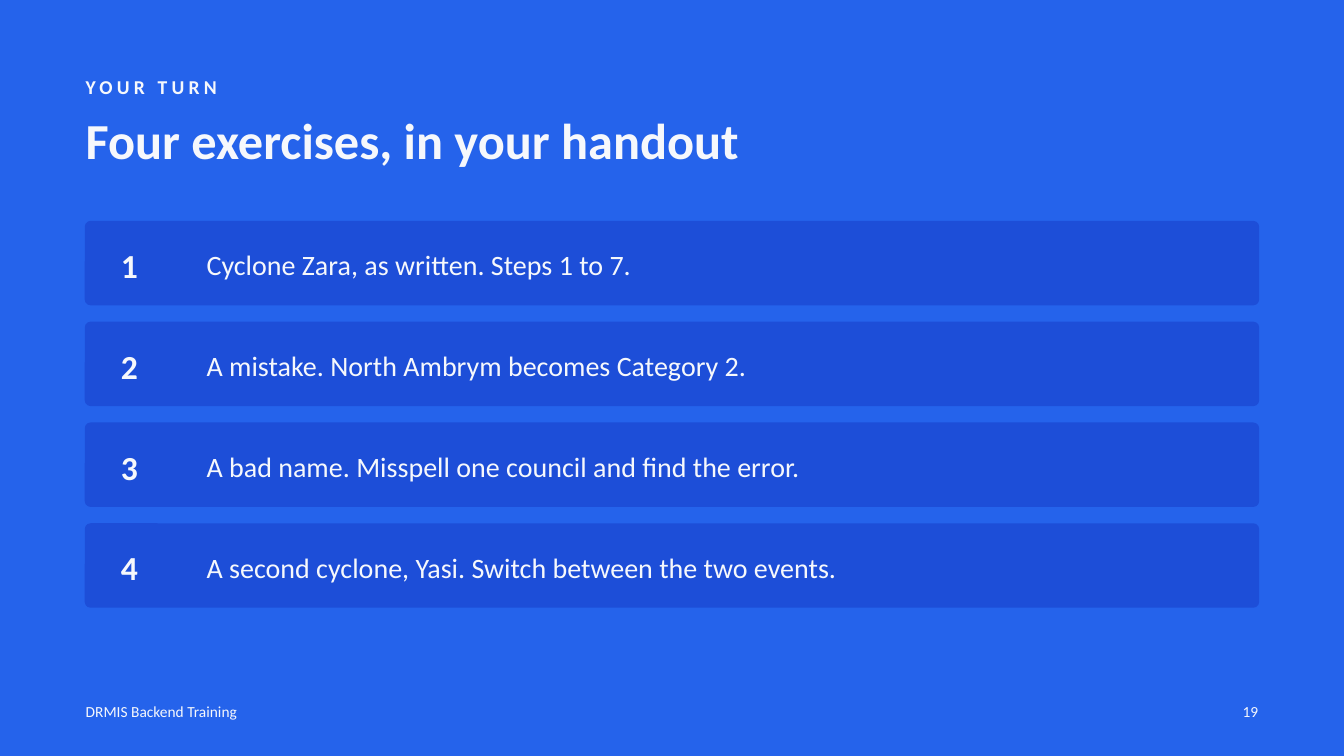
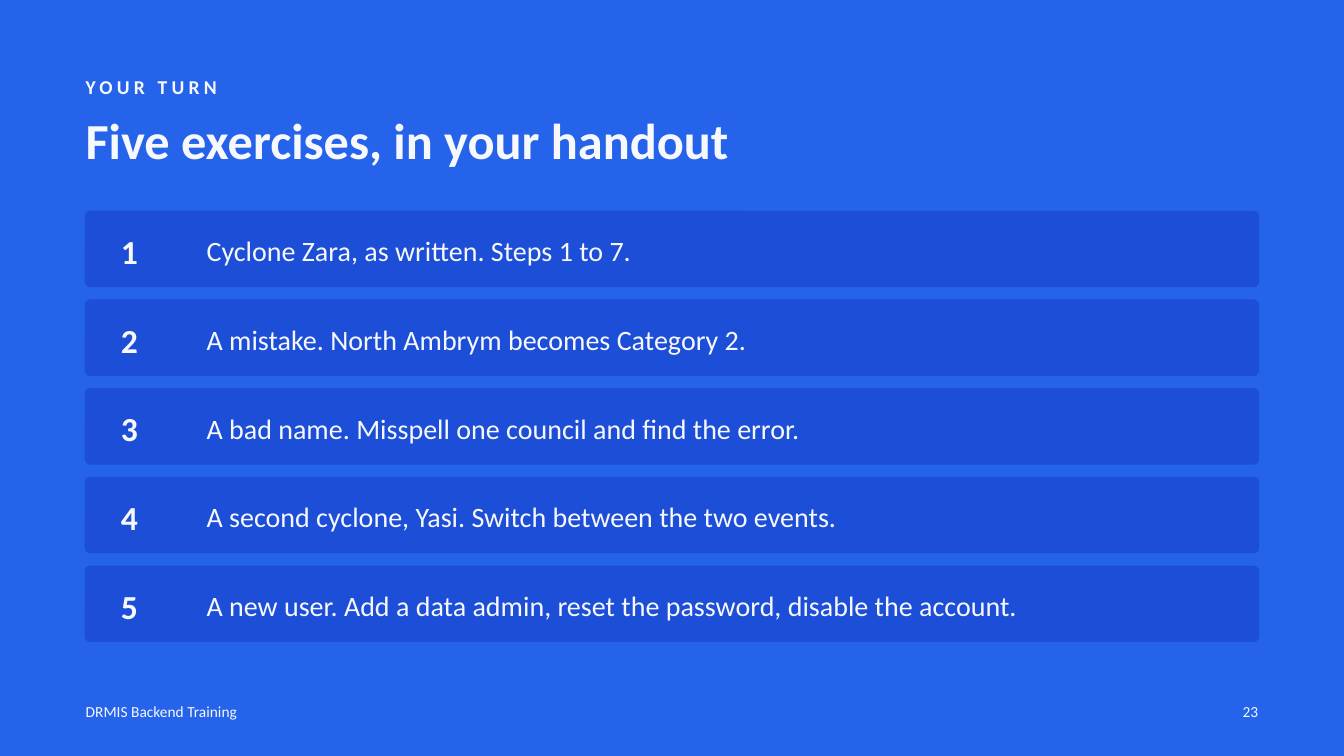
Before and after one commit to VBoS-Social-Section/disaster-project-mis, a slide deck: slide 23 of docs/training/drmis-cyclone-training-slides.pptx (slide 19 before the commit). Drawn at 1344x756 pixels with LibreOffice and Linux fonts; fonts in the diff are those of the drawing. Boxes give left, top, right and bottom in pixels: in the first picture for what was removed or moved away, otherwise in the second. Text is boxed around its words. In the diff, an @@ line names an element or a change of style, - is before the commit and + after.

Commit message:
Add user management to the cyclone training slides and handout
Four slides (add a user, access levels, the Data Admin group and permissions,
reset or disable an account) and a new Exercise 5 with a sign-off item.

```diff
--- a/docs/training/drmis-cyclone-training-slides.pptx
+++ b/docs/training/drmis-cyclone-training-slides.pptx
@@ text at (86, 123, 728, 167): text changed @@
-Four exercises, in your handout
+Five exercises, in your handout
@@ rounded rectangle: place and size @@
-rounded rectangle at (86, 222, 1258, 304)
+rounded rectangle at (86, 212, 1258, 286)
@@ text "1": place and size @@
-text "1" at (121, 256, 138, 278)
+text "1" at (121, 242, 138, 264)
@@ text "Cyclone Zara, as written. Steps ...": place and size @@
-text "Cyclone Zara, as written. Steps ..." at (207, 255, 631, 280)
+text "Cyclone Zara, as written. Steps ..." at (207, 241, 631, 266)
@@ rounded rectangle: place and size @@
-rounded rectangle at (86, 323, 1258, 405)
+rounded rectangle at (86, 300, 1258, 375)
@@ text "2": place and size @@
-text "2" at (121, 357, 138, 379)
+text "2" at (121, 331, 138, 353)
@@ text "A mistake. North Ambrym becomes ...": place and size @@
-text "A mistake. North Ambrym becomes ..." at (207, 356, 746, 381)
+text "A mistake. North Ambrym becomes ..." at (207, 330, 746, 355)
@@ rounded rectangle: place and size @@
-rounded rectangle at (86, 423, 1258, 506)
+rounded rectangle at (86, 389, 1258, 464)
@@ text "3": place and size @@
-text "3" at (121, 458, 138, 481)
+text "3" at (121, 419, 138, 442)
@@ text "A bad name. Misspell one ...": place and size @@
-text "A bad name. Misspell one ..." at (207, 457, 799, 482)
+text "A bad name. Misspell one ..." at (207, 419, 799, 444)
@@ rounded rectangle: place and size @@
-rounded rectangle at (86, 524, 1258, 607)
+rounded rectangle at (86, 478, 1258, 553)
@@ text "4": place and size @@
-text "4" at (121, 558, 138, 580)
+text "4" at (121, 508, 138, 530)
@@ text "A second cyclone, Yasi. Switch ...": place and size @@
-text "A second cyclone, Yasi. Switch ..." at (207, 558, 836, 583)
+text "A second cyclone, Yasi. Switch ..." at (207, 507, 836, 532)
@@ rounded rectangle added at (86, 567, 1258, 641), fill #1D4ED8, outline #1D4ED8 1.25 pt @@
@@ text added at (121, 597, 138, 620), 24 pt, text #F6F8FC, bold @@
+5
@@ text added at (207, 596, 1016, 621), 20 pt, text #F6F8FC @@
+A new user. Add a data admin, reset the password, disable the account.
@@ text at (1243, 707, 1259, 717): text changed @@
-19
+23
```
Also in this commit, not shown: 2 other slides changed, 4 slides added, 2 other files.
